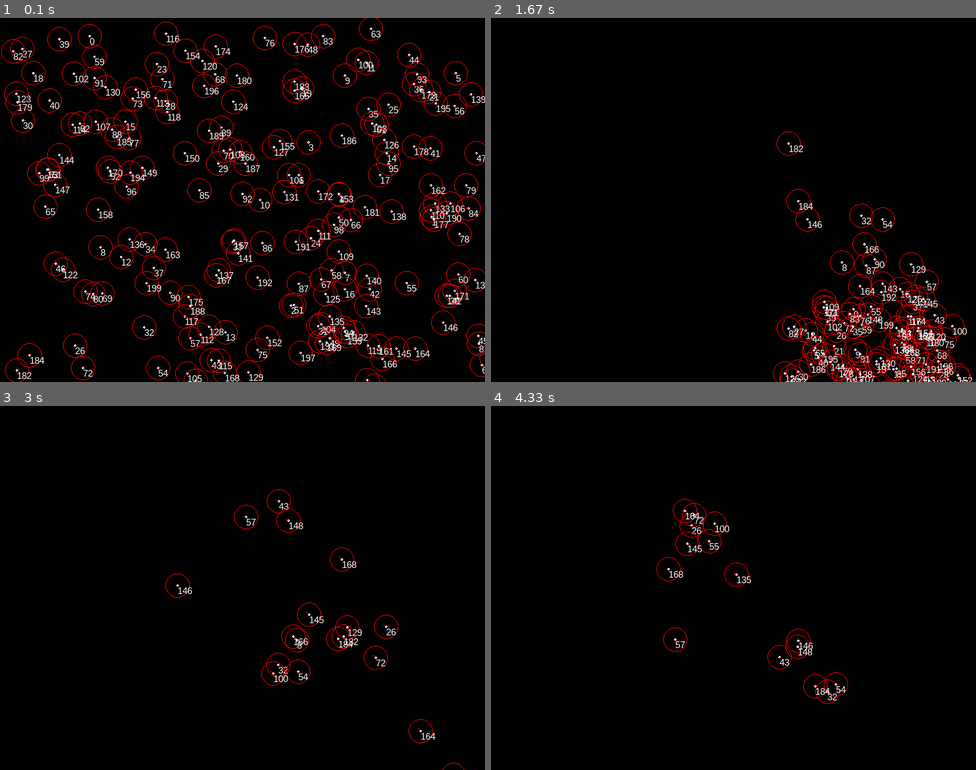
Above: before the commit, frames 1-4 (two rows, left to right).
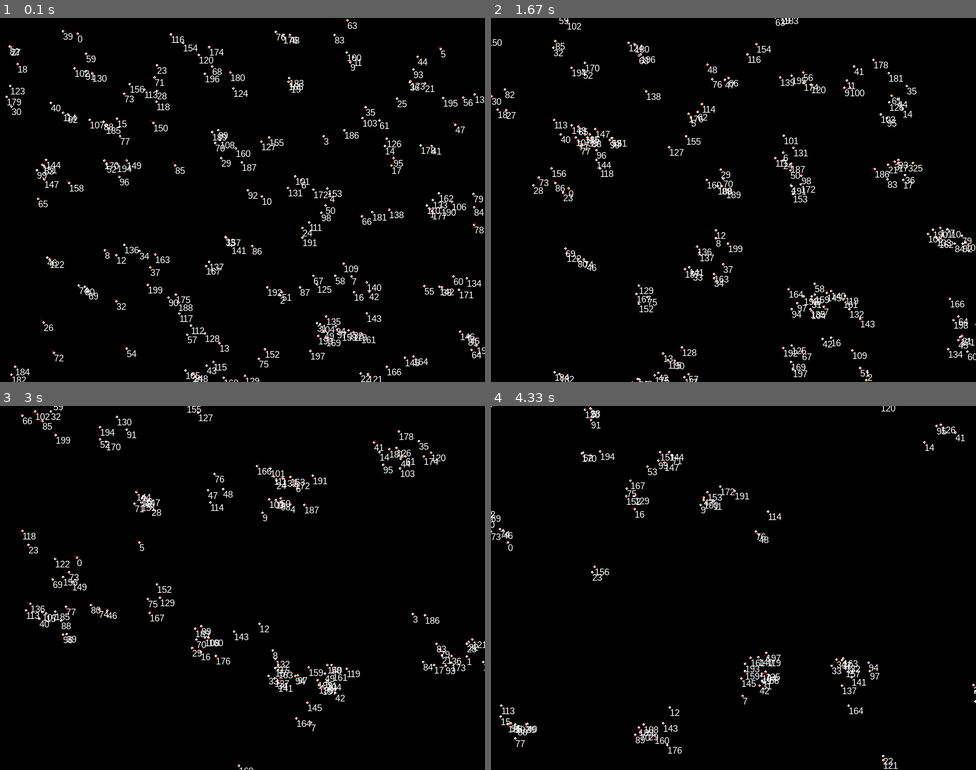
Above: after the commit, the same moments.

Repository: JonKramme/python-pygame-boids
Game: pygame game, started from main.py
Two runs of this game, one before a commit and one after it. Both use one fixed random seed, a clock stepped at 60 frames per second and the inputs below.
Inputs:
- Up to frame 1 (0.1 s): no input
- Up to frame 2 (1.67 s): no input
- Up to frame 3 (3 s): tap Enter every 0.33 s from 1.83 to 2.83 s
- Up to frame 4 (4.33 s): tap Enter every 0.33 s from 3.17 to 4.17 s

The runs differ from the first frame. In frame 1, 12% of the frame differs, in the area x 0-100%, y 0-100%; in frame 2, 7.5%; in frame 3, 3.6%; in frame 4, 2.6%.

Commit message:
Cohesion working.

Diff:
--- a/main.py
+++ b/main.py
@@ -14,8 +14,8 @@
         self.position = pos
         self.velocity = (-1+random.random()*2, -1+random.random()*2)
         self.protectedRange = 2
-        self.viewRange = 20
-        self.coherenceFactor = 1000
+        self.viewRange = 50
+        self.coherenceFactor = 100
         self.maxSpeed = 5
 
 
@@ -37,7 +37,7 @@
     def move(self, allBoids):
         visibleBoids = self.findVisibleBoids(allBoids)
         tooCloseBoids = self.findTooCloseObjects(allBoids) # currently only Boids exist. If Other Objects are added
-                                                               # we will have to pass them to this function.
+                                                           # we will have to pass them to this function.
 
         self.velocity = self.limitSpeed(self.addVector2(self.velocity, self.coherence(visibleBoids))) # + self.separation(tooCloseBoids) + self.alignment(visibleBoids)
         self.position = self.addVector2(self.position,self.velocity)
@@ -45,7 +45,7 @@
     def coherence(self, visibleBoids):
         # Calculate the center position of all "visible" boids except this one, calculate direction vector
         # towards that point and scale it by the coherence Factor. Then return it
-        percievedCenter = (400, 300)
+        percievedCenter = (0, 0)
         for boid in visibleBoids:
             percievedCenter = self.addVector2(percievedCenter, boid.position)
         if len(visibleBoids) > 1:
@@ -117,7 +117,7 @@
 
         screen.fill(black)
         for boid in boids:
-            boid.draw(screen,debug="view/id/velocity")
+            boid.draw(screen,debug="id/velocity")
             boid.move(boids)
         #time.sleep(1)
 
